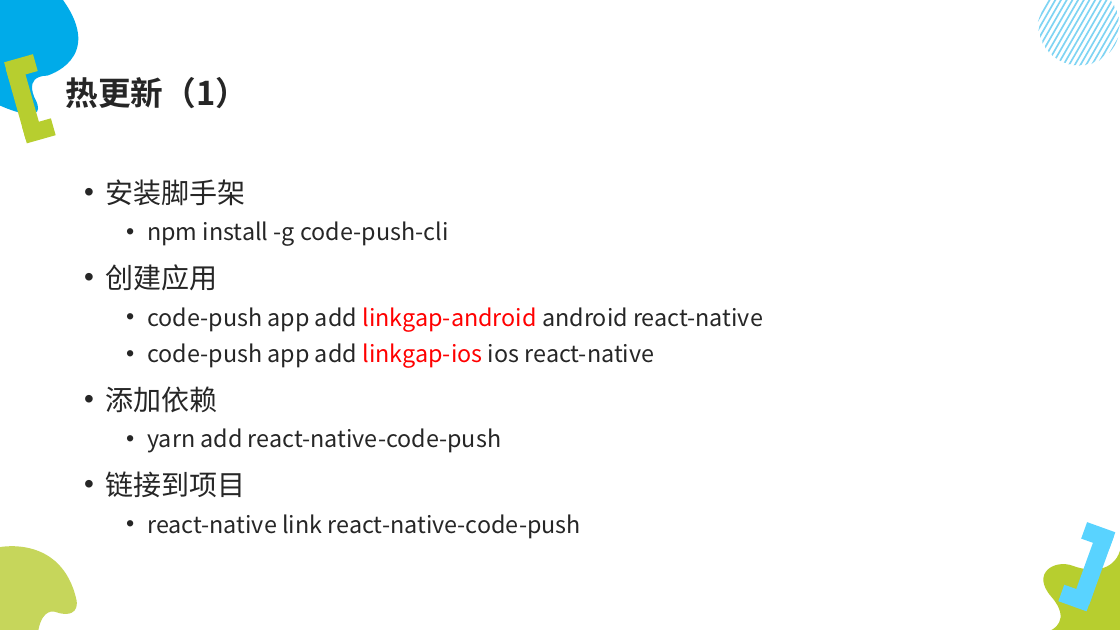
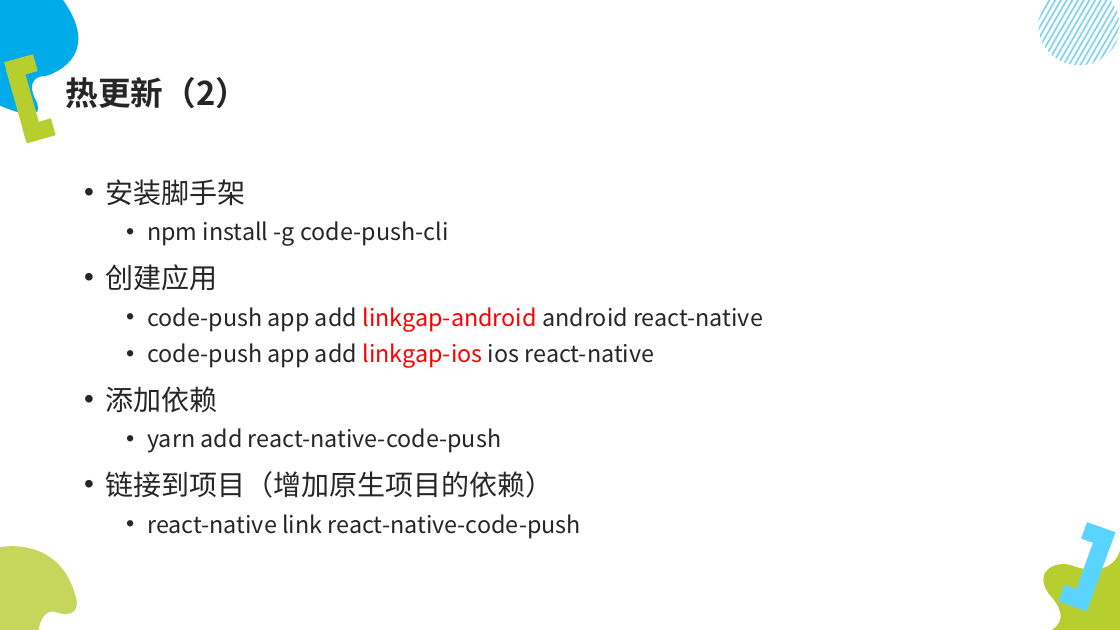
Before and after one commit to lumin824/hello-react-native, a slide deck: slide 20 of linkgap/ReactNative开发.pptx (slide 7 before the commit). Drawn at 1120x630 pixels with LibreOffice and Linux fonts; fonts in the diff are those of the drawing. Boxes give left, top, right and bottom in pixels: in the first picture for what was removed or moved away, otherwise in the second. Text is boxed around its words. In the diff, an @@ line names an element or a change of style, - is before the commit and + after.

```diff
--- a/linkgap/ReactNative开发.pptx
+++ b/linkgap/ReactNative开发.pptx
@@ title at (66,77,248,108): text changed @@
-热更新（1）
+热更新（2）
@@ text at (105,471,553,498): text changed @@
-• 链接到项目
+• 链接到项目（增加原生项目的依赖）
```
Also in this commit, not shown: 8 other slides changed, 17 slides added, 1 other file.
